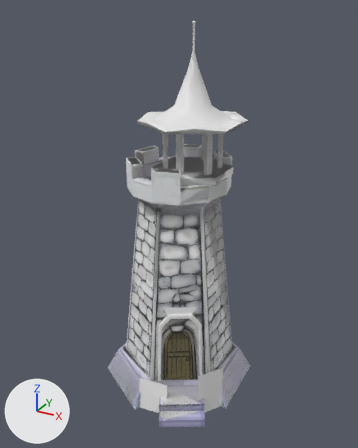
An edit to the FBX model Assets/Content/Towers/tower_base.fbx, drawn before and after from the same camera.
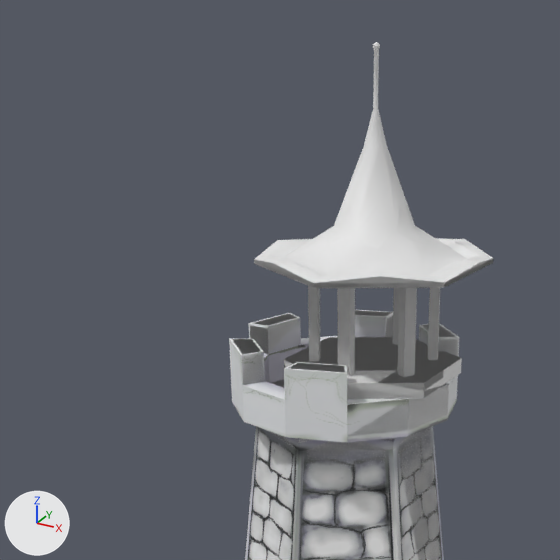
Old and new are each drawn whole from a 50 mm lens placed at (9.29, -17.03, 16.41), pointed at (-0.18, 0.19, 7.8) and again close up on the part from 6% to 78% of the width and 0% to 58% of the height. Lighting does not change. The marker at lower left points along +X, +Y and +Z. Where no turn or scale is listed for an object, it has been applied to the vertices.

Script lines for the objects in view, before the commit:
```python
me_cylinder = bpy.data.meshes.new('Cylinder')
me_cylinder.from_pydata(...)  # 129 vertices, 108 faces; spans x -1.88..1.88, y -2.17..2.17, z -1.65..4.14
me_cylinder_002 = bpy.data.meshes.new('Cylinder.002')
me_cylinder_002.from_pydata(...)  # 268 vertices, 289 faces; spans x -3.09..3.18, y -3.78..3.57, z -7.21..3.54
me_cylinder_003 = bpy.data.meshes.new('Cylinder.003')
me_cylinder_003.from_pydata(...)  # 207 vertices, 180 faces; spans x -2.05..2.05, y -2.17..2.17, z -1.65..4.15
ob_towerbasehighres = bpy.data.objects.new('TowerBaseHighRes', me_cylinder_002)
ob_towerbasehighres.location = (-0.27, 0.38, 7.16)
ob_towertop = bpy.data.objects.new('TowerTop', me_cylinder)
ob_towertop.location = (0.4, 0.26, 11.78)
ob_towertop_001 = bpy.data.objects.new('TowerTop.001', me_cylinder_003)
ob_towertop_001.location = (0.4, 0.26, 11.78)
# also in view: 'TowerBaseLowRes' at (-0.22, 0.24, 5.32)
```
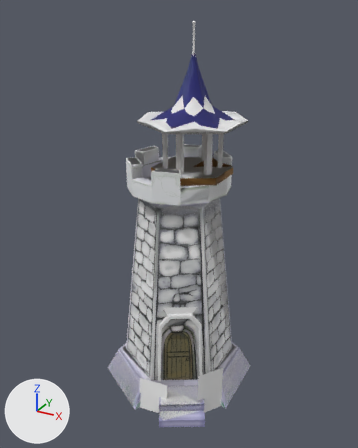
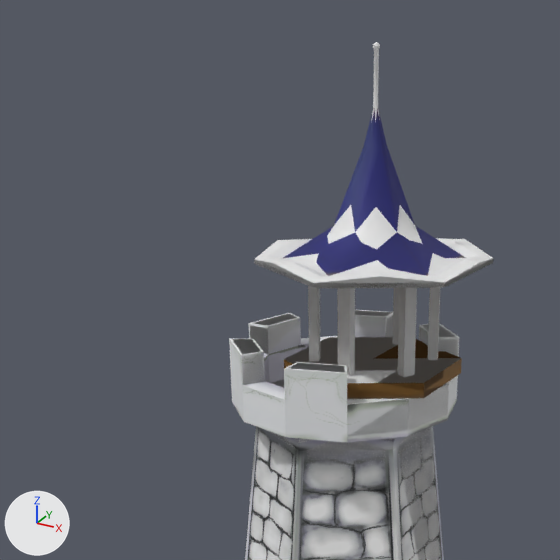
Diff of the bpy script that builds the scene:
```diff
--- a/Assets/Content/Towers/tower_base.fbx.py
+++ b/Assets/Content/Towers/tower_base.fbx.py
@@ img_tower_upperstructure_png @@
+img_tower_upperstructure_png = load_image('tower_UpperStructure.png', 'tower_UpperStructure.png', 128, 128, 'sRGB')
@@ mat_towertopmat @@
+mat_towertopmat = principled_material('towerTopMat')
+mat_towertopmat.texture = img_tower_upperstructure_png
+mat_towertopmat.roughness = 0.69
@@ me_cylinder @@
 me_cylinder.from_pydata(...)  # 129 vertices, 108 faces; spans x -1.88..1.88, y -2.17..2.17, z -1.65..4.14
+me_cylinder.materials.append(mat_towertopmat)  # picture img_tower_upperstructure_png
```

Changed parts and their boxes [x1, y1, x2, y2] in the close-ups (560 x 560 px):
'TowerTop', recoloured (white to blue): [255, 109, 466, 399] in both
